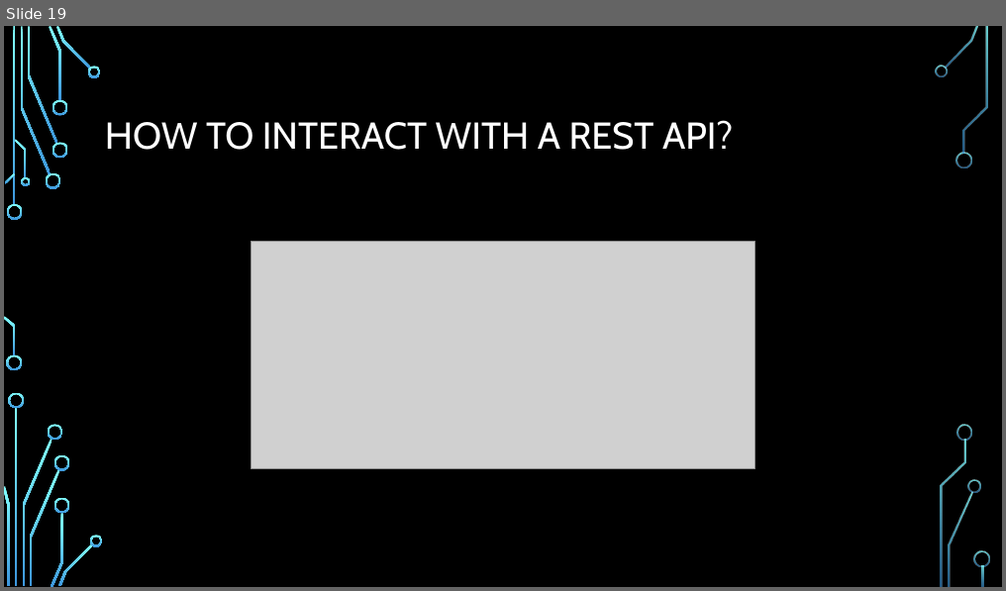
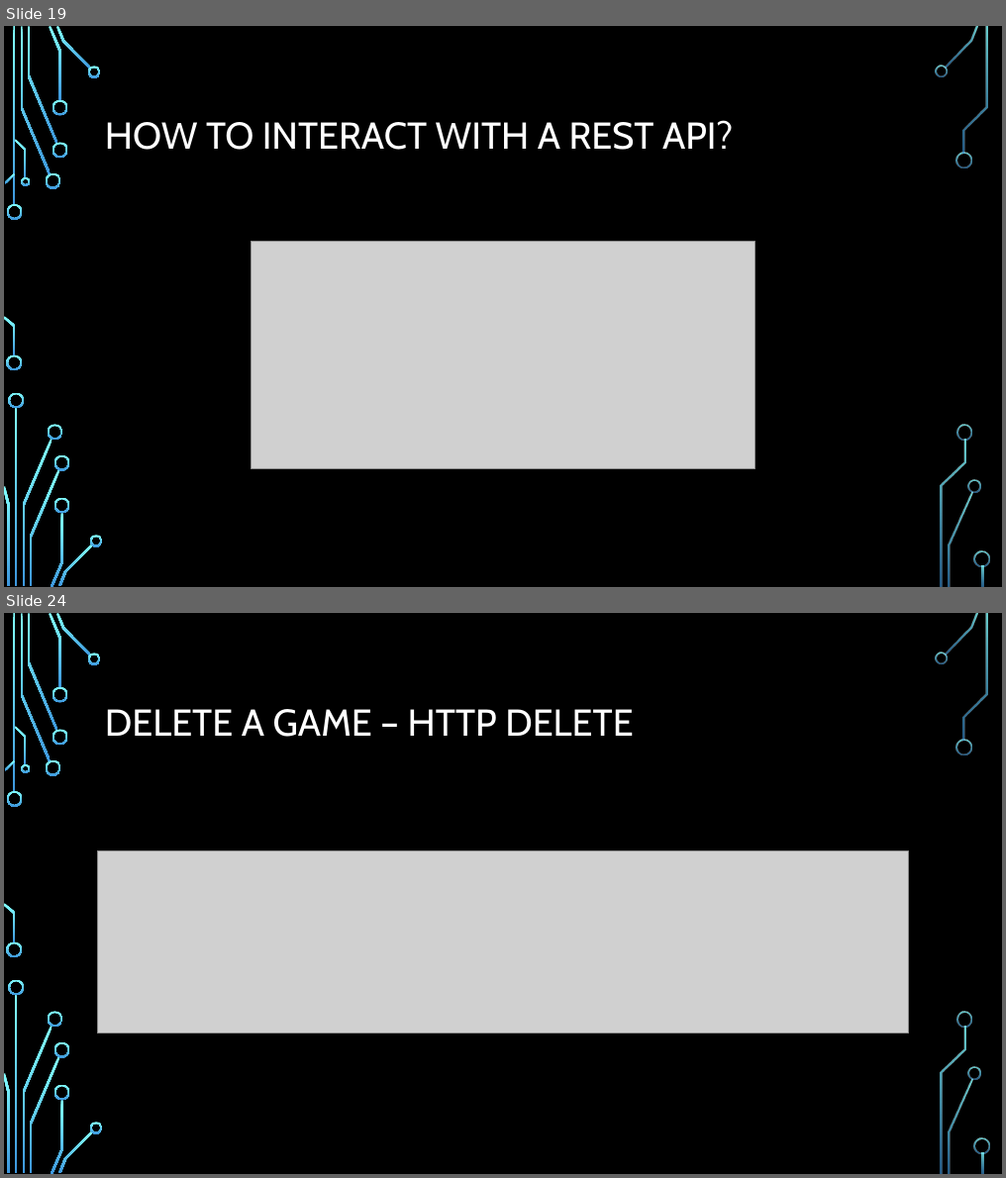
Before and after one commit to kenshih1989/GameStoreAPI, a slide deck: GameStore with Visual Studio Code.pptx. Shown one above the other, each under a label of ours: slide 19 before the commit, slides 19 and 24 after it; the slides between them are not shown. The pictures are 1006x591 and 1006x1178 pixels, drawn with LibreOffice and Linux fonts; fonts in the diff are those of the drawing; grey boxes stand for pictures; background and template pictures are left out. Boxes give left, top, right and bottom in pixels: in the first picture for what was removed or moved away, otherwise in the second. Text is boxed around its words. In the diff, an @@ line names an element or a change of style, - is before the commit and + after.

```diff
--- a/GameStore with Visual Studio Code.pptx
+++ b/GameStore with Visual Studio Code.pptx
@@ slide 24 added at bbox=[4, 613, 1002, 1174], background picture (left out); not listed: 36 template elements that a slide beside it also shows @@
@@ title added at bbox=[105, 709, 633, 737], 36 pt, text #FFFFFF @@
+DELETE A GAME – HTTP DELETE
@@ picture added at bbox=[98, 851, 908, 1034] @@
```
Also in this commit, not shown: 17 other slides added, 1 slide removed, 47 other files.
